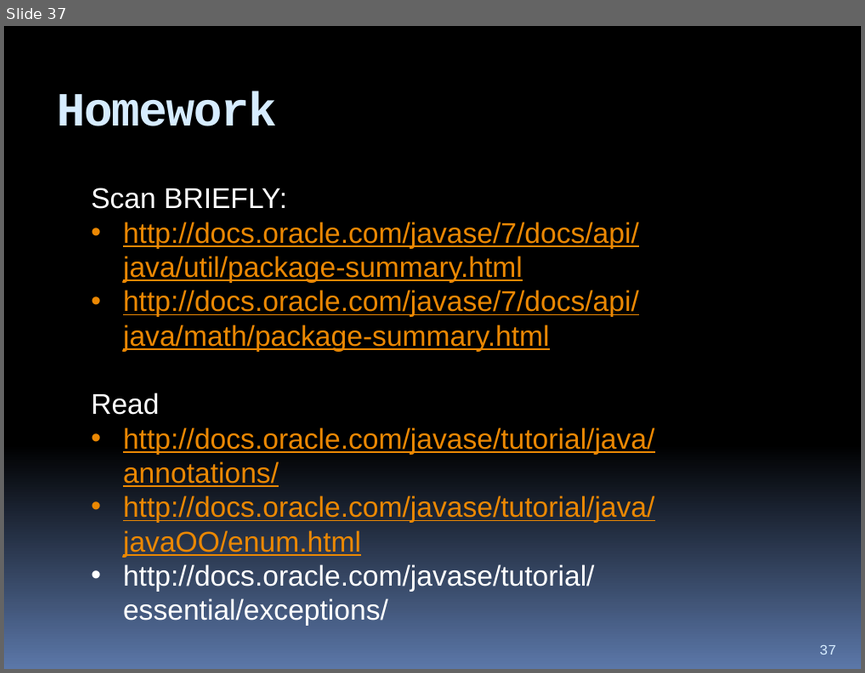
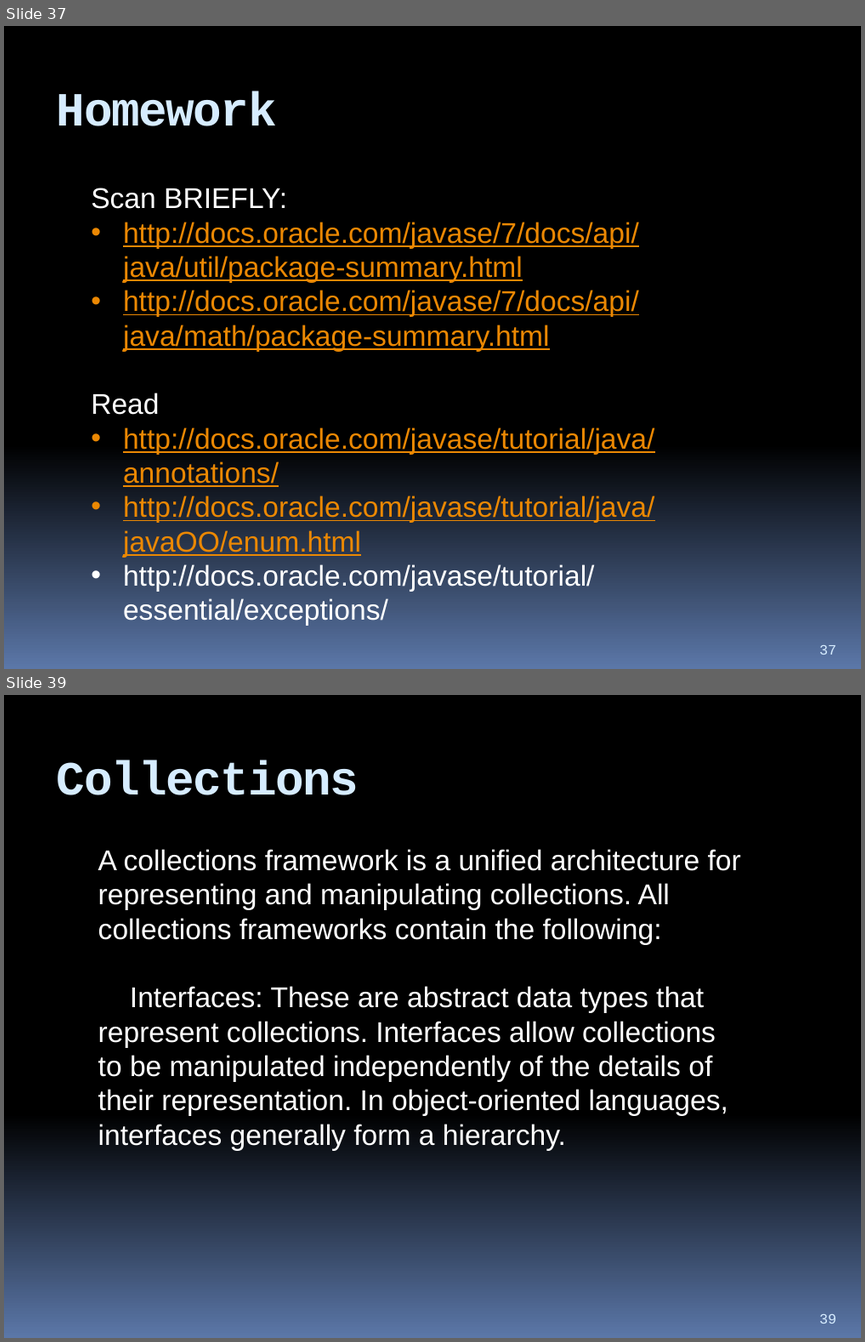
Before and after one commit to hchan/comp2613, a slide deck: coursePresentation.pptx. Shown one above the other, each under a label of ours: slide 37 before the commit, slides 37 and 39 after it; the slides between them are not shown. The pictures are 865x673 and 865x1342 pixels, drawn with LibreOffice and Linux fonts; fonts in the diff are those of the drawing. Boxes give left, top, right and bottom in pixels: in the first picture for what was removed or moved away, otherwise in the second. Text is boxed around its words. In the diff, an @@ line names an element or a change of style, - is before the commit and + after.

```diff
--- a/coursePresentation.pptx
+++ b/coursePresentation.pptx
@@ slide 39 added at (4, 695, 861, 1338), background gradient #000000 to #5B77A8 @@
@@ title added at (57, 760, 359, 795), 40 pt, text #D6ECFF, bold @@
+Collections
@@ text added at (98, 849, 741, 1151), 24 pt, text #FFFFFF @@
+A collections framework is a unified architecture for representing and manipulating collections. All collections frameworks contain the following:
+Interfaces: These are abstract data types that represent collections. Interfaces allow collections to be manipulated independently of the details of their representation. In object-oriented languages, interfaces generally form a hierarchy.
@@ page number added at (819, 1314, 836, 1323), 12 pt, text #D6ECFF @@
+39
```
Also in this commit, not shown: 8 other slides added, 5 other files.
